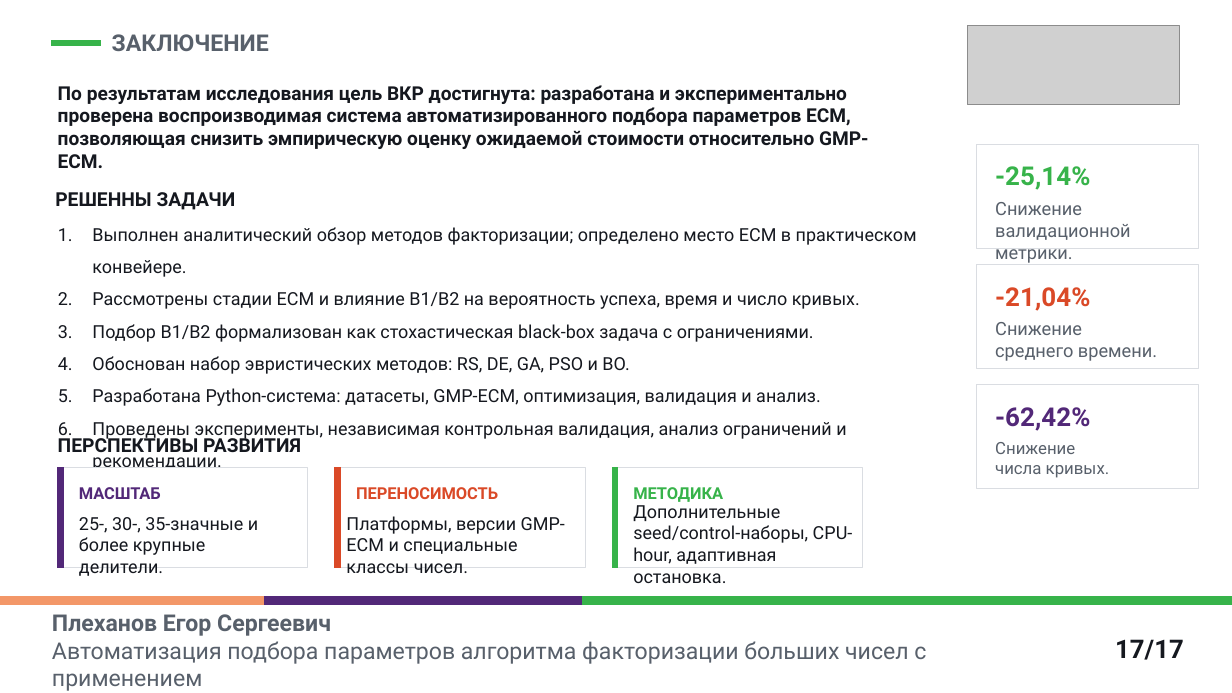
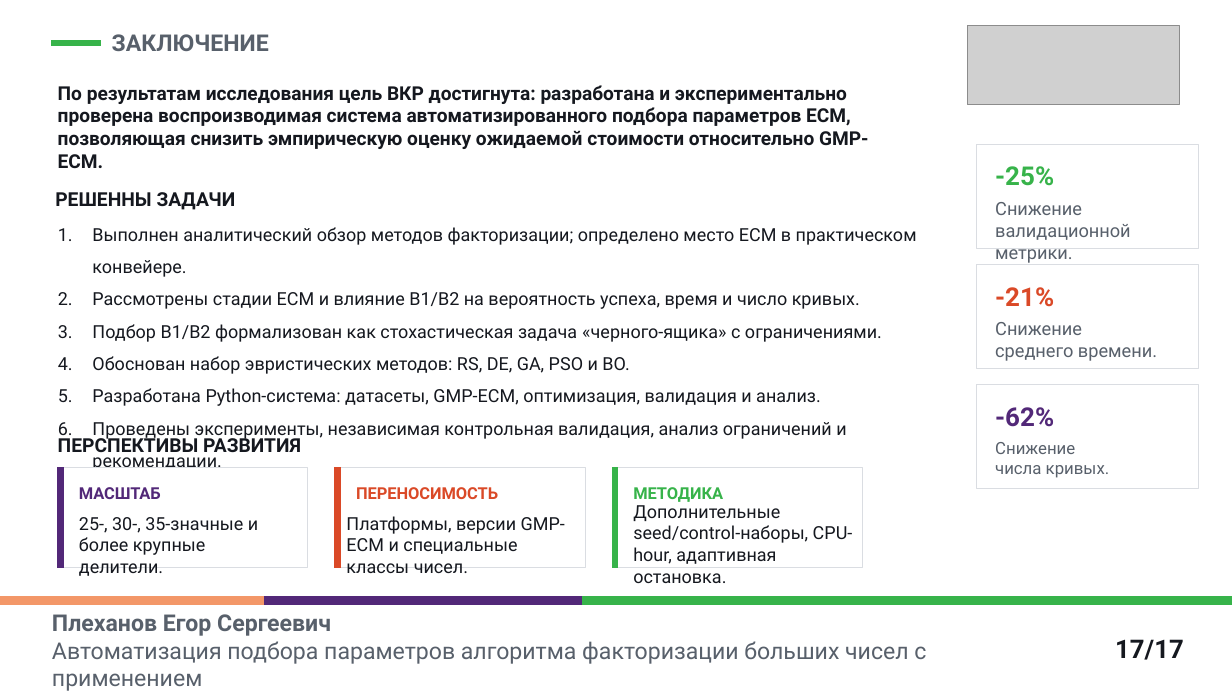
Before and after one commit to EgorPlehanov/ecm-evolutionary-optimization, a slide deck: slide 17 of REPORTS/06_thesis_defense_presentation/Plekhanov_thesis_defense_ECM_parameter_optimization_polytech.pptx. Drawn at 1232x693 pixels with LibreOffice and Linux fonts; fonts in the diff are those of the drawing; grey boxes stand for pictures. Boxes give left, top, right and bottom in pixels: in the first picture for what was removed or moved away, otherwise in the second. Text is boxed around its words. In the diff, an @@ line names an element or a change of style, - is before the commit and + after.

```diff
--- a/REPORTS/06_thesis_defense_presentation/Plekhanov_thesis_defense_ECM_parameter_optimization_polytech.pptx
+++ b/REPORTS/06_thesis_defense_presentation/Plekhanov_thesis_defense_ECM_parameter_optimization_polytech.pptx
@@ text at bbox=[995, 166, 1054, 186]: text changed @@
--25,14%
+-25%
@@ text at bbox=[995, 287, 1054, 307]: text changed @@
--21,04%
+-21%
@@ text at bbox=[92, 324, 882, 342]: text changed @@
-3. Подбор B1/B2 формализован как стохастическая black-box задача с ограничениями.
+3. Подбор B1/B2 формализован как стохастическая задача «черного-ящика» с ограничениями.
@@ text at bbox=[995, 407, 1054, 427]: text changed @@
--62,42%
+-62%
```
Also in this commit, not shown: 1 other file.
